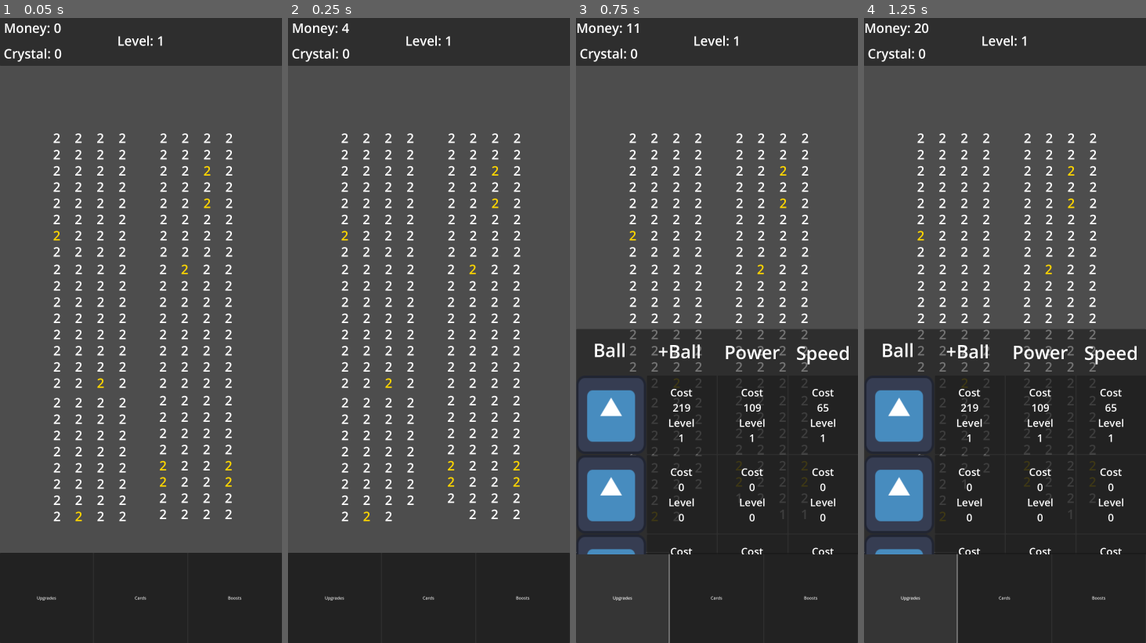
Above: before the commit, frames 1-4 (left to right).
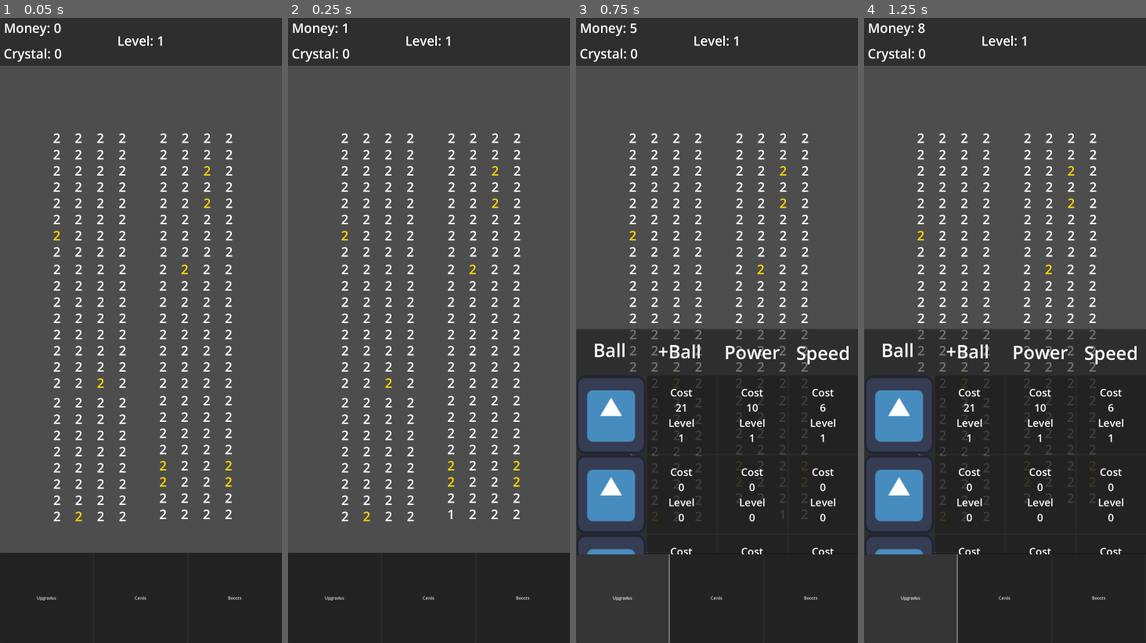
Above: after the commit, the same moments.

Repository: bondhusjude/IdleBrickGame
Game: Godot game, scene res://Scenes/main.tscn
Same seed, same stepped clock (60 frames per second), same inputs: the game is played once before the commit and once after it. The engine's default icon, where the game draws it, is replaced by a stand-in: a white triangle on a blue panel in a dark square.
Inputs:
- Up to frame 1 (0.05 s): no input
- Up to frame 2 (0.25 s): no input
- Up to frame 3 (0.75 s): click "Upgrades" at 0.5 s
- Up to frame 4 (1.25 s): no input

Frame 1 is identical in both runs. In frame 2, less than 0.1% of the frame differs, in the area x 19-59%, y 0-81%; in frame 3, 0.4%; in frame 4, 0.5%, in the area x 0-90%, y 0-81%.

Commit message:
added new double formation with the addition to hexagonal bricks for the player to kill, hexagonals have double the health the normal bricks do

Diff:
--- a/Bricks/BasicBrick/BasicBrick.gd
+++ b/Bricks/BasicBrick/BasicBrick.gd
@@ -1,5 +1,6 @@
 extends Area2D
 @export var brick: Brick
+@export var amIHex: bool = false
 @onready var statBody = $StaticBody2D
 @onready var label = $Label
 @export var gameMan: GameManager
@@ -20,7 +21,10 @@
 		label.text = str(brick.getHealth())
 
 func calculate_health(base: int, level: int) -> int:
-	return int(base * (level + 1) * log(level + 2))
+	if amIHex:
+		return 2 * int(base * (level + 1) * log(level + 2))
+	else:
+		return int(base * (level + 1) * log(level + 2))
 
 func _on_body_entered(body: Node2D) -> void:
 	if body.get_class() == "CharacterBody2D":  # Alternative to `is Ball`
--- /dev/null
+++ b/Bricks/BasicBrick/basic_hexagon.tscn
@@ -0,0 +1,32 @@
+[gd_scene load_steps=4 format=3 uid="uid://cr4wkulsnt864"]
+
+[ext_resource type="Script" path="res://Bricks/BasicBrick/BasicBrick.gd" id="1_6y7cy"]
+[ext_resource type="Resource" uid="uid://coyktmwqehv7d" path="res://Bricks/BasicBrick/basicBrick.tres" id="2_u0q4l"]
+[ext_resource type="Resource" uid="uid://c5ktt6m1yrjxt" path="res://GameManager/MainMan/GameManager.tres" id="3_oc7eb"]
+
+[node name="BasicHexagon" type="Area2D"]
+collision_mask = 18
+script = ExtResource("1_6y7cy")
+brick = ExtResource("2_u0q4l")
+amIHex = true
+gameMan = ExtResource("3_oc7eb")
+
+[node name="CollisionShape2D" type="CollisionPolygon2D" parent="."]
+polygon = PackedVector2Array(-35, -75, -100, 0, -35, 75, 35, 75, 100, 0, 35, -75)
+
+[node name="StaticBody2D" type="StaticBody2D" parent="."]
+collision_mask = 17
+
+[node name="CollisionShape2D2" type="CollisionPolygon2D" parent="StaticBody2D"]
+polygon = PackedVector2Array(-34, -73, -98, 0, -34, 73, 34, 73, 98, 0, 34, -73)
+
+[node name="Label" type="Label" parent="."]
+offset_left = -38.0
+offset_top = -28.0
+offset_right = 38.0
+offset_bottom = 29.0
+text = "00"
+horizontal_alignment = 1
+vertical_alignment = 1
+
+[connection signal="body_entered" from="." to="." method="_on_body_entered"]
--- /dev/null
+++ b/Bricks/BrickFormationComponents/Double_Formation.tscn
@@ -0,0 +1,19 @@
+[gd_scene load_steps=3 format=3 uid="uid://ceq2h0nvytkqb"]
+
+[ext_resource type="Script" path="res://utils/childrenCheck.gd" id="1_3tpoj"]
+[ext_resource type="PackedScene" uid="uid://cr4wkulsnt864" path="res://Bricks/BasicBrick/basic_hexagon.tscn" id="2_xi8ep"]
+
+[node name="BasicFormation" type="Node2D"]
+script = ExtResource("1_3tpoj")
+
+[node name="BasicHexagon" parent="." instance=ExtResource("2_xi8ep")]
+position = Vector2(40, 325)
+
+[node name="BasicHexagon2" parent="." instance=ExtResource("2_xi8ep")]
+position = Vector2(291, 325)
+
+[node name="BasicHexagon3" parent="." instance=ExtResource("2_xi8ep")]
+position = Vector2(39, 125)
+
+[node name="BasicHexagon4" parent="." instance=ExtResource("2_xi8ep")]
+position = Vector2(290, 125)
--- /dev/null
+++ b/Bricks/BrickFormations/Hex_Formation_6.tscn
@@ -0,0 +1,20 @@
+[gd_scene load_steps=4 format=3 uid="uid://b8o846ifc8qu8"]
+
+[ext_resource type="Script" path="res://utils/childrenCheck.gd" id="1_ljd0x"]
+[ext_resource type="PackedScene" uid="uid://dwn81863bwgte" path="res://Bricks/BrickFormationComponents/Basic_Formation.tscn" id="2_1b3en"]
+[ext_resource type="PackedScene" uid="uid://ceq2h0nvytkqb" path="res://Bricks/BrickFormationComponents/Double_Formation.tscn" id="3_bbwf6"]
+
+[node name="BasicFormationSixStack" type="Node2D"]
+script = ExtResource("1_ljd0x")
+
+[node name="BasicFormation3" parent="." instance=ExtResource("2_1b3en")]
+position = Vector2(179, 933)
+
+[node name="BasicFormation4" parent="." instance=ExtResource("2_1b3en")]
+position = Vector2(585, 933)
+
+[node name="BasicFormation5" parent="." instance=ExtResource("3_bbwf6")]
+position = Vector2(384, 1399)
+
+[node name="BasicFormation6" parent="." instance=ExtResource("3_bbwf6")]
+position = Vector2(384, 524)
--- a/Bricks/brick_base.gd
+++ b/Bricks/brick_base.gd
@@ -7,29 +7,10 @@
 @export var brickTexture: Texture2D
 @export var gameMan: GameManager
 
-#func adjust_gold_and_crystal(gold_increase: float, crystal_increase: float) -> void:
-#	# Adjust gold and crystal
-#	gameMan.setGoldBrick(gameMan.getGoldBrick() + gold_increase)
-#	gameMan.setCrystalBrick(gameMan.getCrystalBrick() + crystal_increase)
-#
-#	# Calculate total probability
-#	var total = gameMan.getNormalBrick() + gameMan.getGoldBrick() + gameMan.getCrystalBrick()
-#
-#	# If over 1.0, reduce from normal
-#	if total > 1.0:
-#		var excess = total - 1.0
-#		gameMan.setNormalBrick(gameMan.getNormalBrick() - excess)
-#		if gameMan.getNormalBrick() < 0:
-#			push_error("Normal Brick is less than Zero")
-#			gameMan.setNormalBrick(0)
-
 func assignStatus():
 	var roll = randf()  # Random float between 0.0 and 1.0
-	#print(roll)
-	#print(gameMan.getNormalBrick() + gameMan.getGoldBrick())
 	## IMPORTANT the value crystal brick chance will not show up in the debugger because it is too small
-	# however it is still that value I already tested it
-	#print(gameMan.getCrystalBrick())
+	## however it is still that value I already tested it
 	if roll < gameMan.getNormalBrick():
 		assignedStatus = 0
 	elif roll < gameMan.getNormalBrick() + gameMan.getGoldBrick():
--- a/GameManager/MainMan/GameUpdateMan.gd
+++ b/GameManager/MainMan/GameUpdateMan.gd
@@ -35,7 +35,7 @@
 		var child = BallMan.get_child(ball)
 		child.global_position = ballSpawn.global_position
 	#spawn new brick formatino under BrickFormationMan
-	loadScene(pathOfFolder, randi_range(0, (1 - scene_count)))
+	loadScene(pathOfFolder, randi_range(0, scene_count - 1))
 
 # Load the scene dynamically
 func loadScene(path: String, numberChoosen: int):
--- a/Scenes/main.tscn
+++ b/Scenes/main.tscn
@@ -789,6 +789,7 @@
 mouse_filter = 1
 
 [node name="Boosts" type="Panel" parent="FullScreen/ExtraMenu"]
+visible = false
 layout_mode = 1
 anchors_preset = -1
 anchor_right = 0.999
@@ -825,24 +826,6 @@
 [node name="BallMan" type="Node2D" parent="."]
 
 [node name="BasicBall" parent="BallMan" instance=ExtResource("1_3t50l")]
-position = Vector2(547, 1960)
-
-[node name="BasicBall2" parent="BallMan" instance=ExtResource("1_3t50l")]
-position = Vector2(547, 1960)
-
-[node name="BasicBall3" parent="BallMan" instance=ExtResource("1_3t50l")]
-position = Vector2(547, 1960)
-
-[node name="BasicBall4" parent="BallMan" instance=ExtResource("1_3t50l")]
-position = Vector2(547, 1960)
-
-[node name="BasicBall5" parent="BallMan" instance=ExtResource("1_3t50l")]
-position = Vector2(547, 1960)
-
-[node name="BasicBall6" parent="BallMan" instance=ExtResource("1_3t50l")]
-position = Vector2(547, 1960)
-
-[node name="BasicBall7" parent="BallMan" instance=ExtResource("1_3t50l")]
 position = Vector2(547, 1960)
 
 [connection signal="child_exiting_tree" from="BrickFormationMan" to="BrickFormationMan" method="_on_child_exiting_tree"]
--- a/UI/upgrades.gd
+++ b/UI/upgrades.gd
@@ -10,9 +10,9 @@
 @onready var plusLabel = (basicBall.get_child(1)).get_child(0)
 
 # Base costs for each upgrade
-var base_cost_power: int = 50
-var base_cost_speed: int = 30
-var base_cost_ball: int = 100
+var base_cost_power: int = 5
+var base_cost_speed: int = 3
+var base_cost_ball: int = 10
 
 # Upgrade counters
 var power_upgrades: int = 1
Not shown, changed: .gitignore
